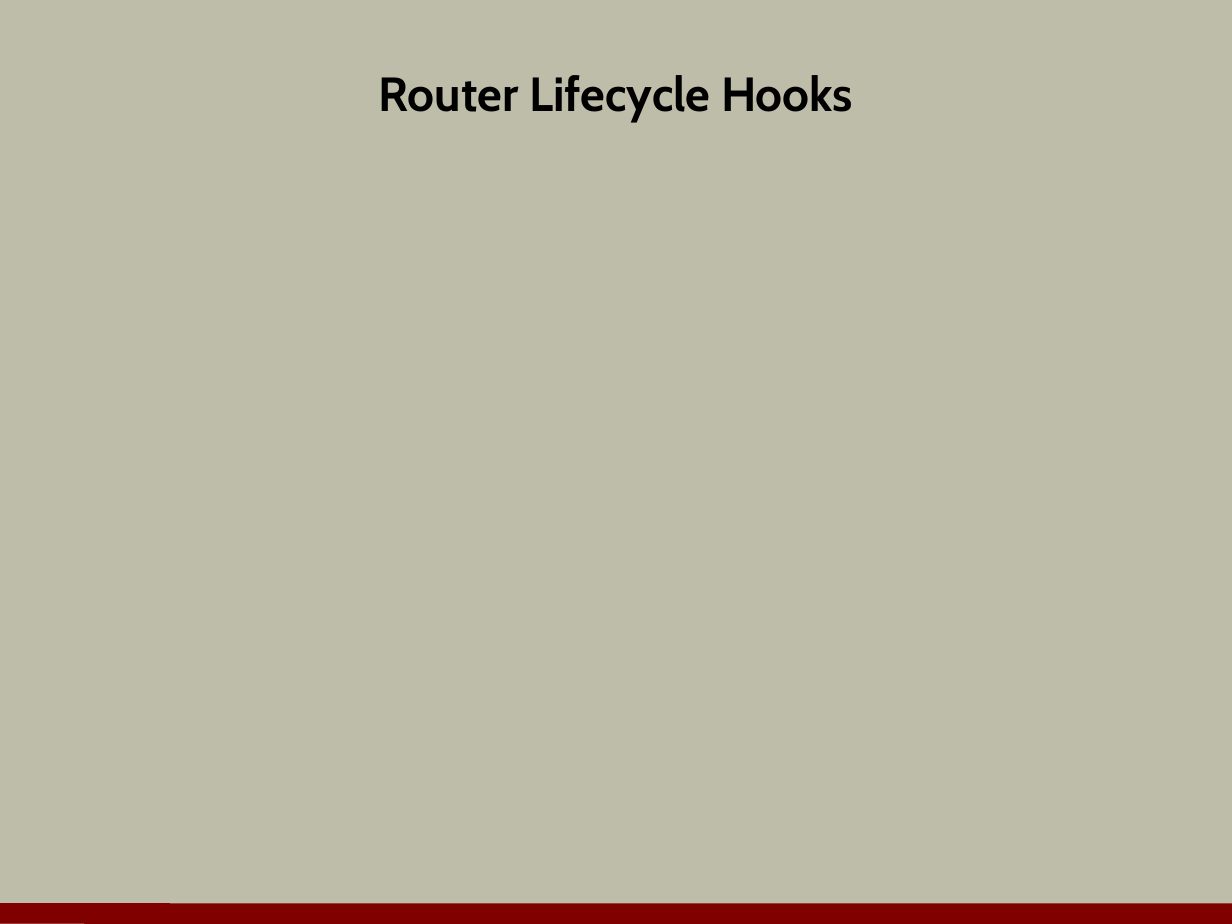
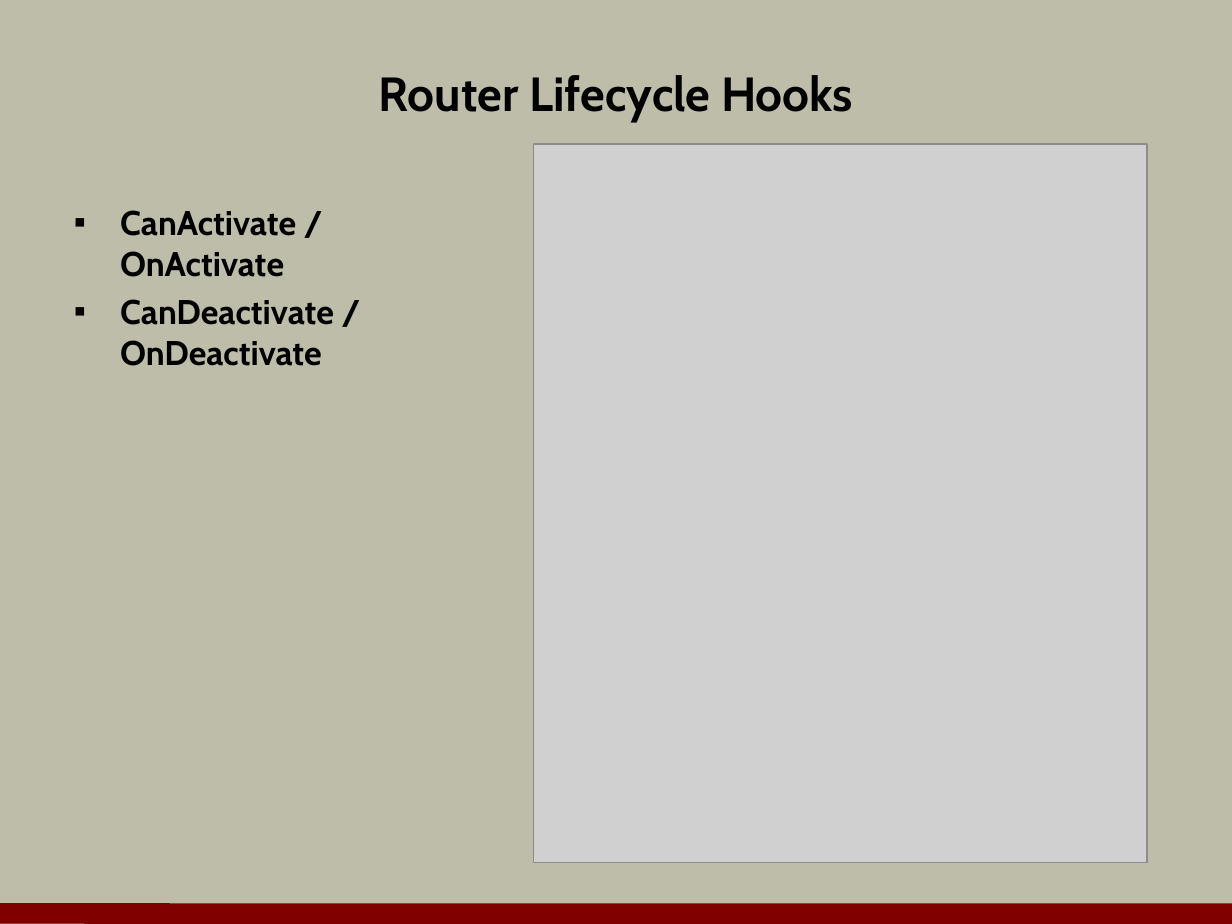
Before and after one commit to OdeToCode/classes, a slide deck: slide 12 of angular2/slides/03_Routing.pptx. Drawn at 1232x924 pixels with LibreOffice and Linux fonts; fonts in the diff are those of the drawing; grey boxes stand for pictures; background and template pictures are left out. Boxes give left, top, right and bottom in pixels: in the first picture for what was removed or moved away, otherwise in the second. Text is boxed around its words. In the diff, an @@ line names an element or a change of style, - is before the commit and + after.

```diff
--- a/angular2/slides/03_Routing.pptx
+++ b/angular2/slides/03_Routing.pptx
@@ picture added at bbox=[533, 144, 1147, 862] @@
@@ text added at bbox=[120, 210, 334, 366], 20 pt, text #000000, bold @@
+▪ CanActivate / OnActivate
+▪ CanDeactivate / OnDeactivate
```
Also in this commit, not shown: 1 slide added, 4 other files.
